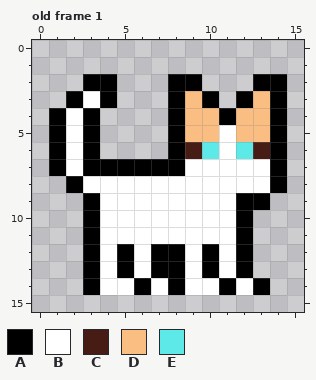
Two versions of one pixel-art file, assets/images/cat.ase. The picture above was drawn from the file before the commit.
16x16 pixels, 1 frame. Shown: old frame 1. The commit also changed other frames, which this record leaves out.
Palette (. is transparent): A #000000  B #ffffff  C #461c14  D #fbbe82  E #5ee9e9
Pixels before, old frame 1, first column x 1:
 2 ..AA...AA...AA
 3 .ABA...ADA.ADA
 4 ABA....ADDADDA
 5 ABA....ADDBDDA
 6 ABA....ACEBECA
 7 ABAAAAAABBBBBA
 8 .ABBBBBBBBBBBA
 9 ..ABBBBBBBBAA.
10 ..ABBBBBBBBA..
11 ..ABBBBBBBBA..
12 ..ABABAABABA..
13 ..ABABAABABA..
14 ..ABBABABBABA.
Once edited:
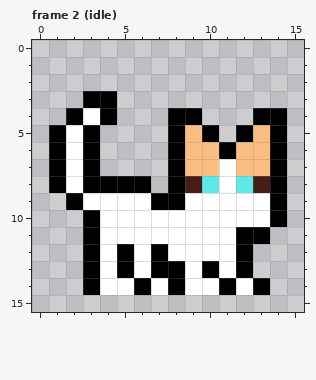
A new or re-ordered frame is compared with the old frame closest to it.
Change:
frames 1 -> 6
Frame 2 (idle) is new; against old frame 1:
y 2: x 3..4 AA -> ..; x 8..9 AA -> ..; x 13..14 AA -> ..
y 3: x 2..3 AB -> .A; x 8..10 ADA -> ...; x 12..14 ADA -> ...
y 4: x 1..4 ABA. -> .ABA; x 9..13 DDADD -> A...A
y 5: x 10..12 DBD -> A.A
y 6: x 9..13 CEBEC -> DDADD
y 7: x 4..7 AAAA -> ....; x 9..10 BB -> DD; x 12..13 BB -> DD
y 8: x 1..10 .ABBBBBBBB -> ABAAAA.ACE; x 12..13 BB -> EC
y 9: x 2..3 .A -> AB; x 7..8 BB -> AA; x 12..14 AA. -> BBA
y 10: x 12..14 A.. -> BBA
y 11: x 13 . -> A
y 12: x 8 A -> B; x 10 A -> B
